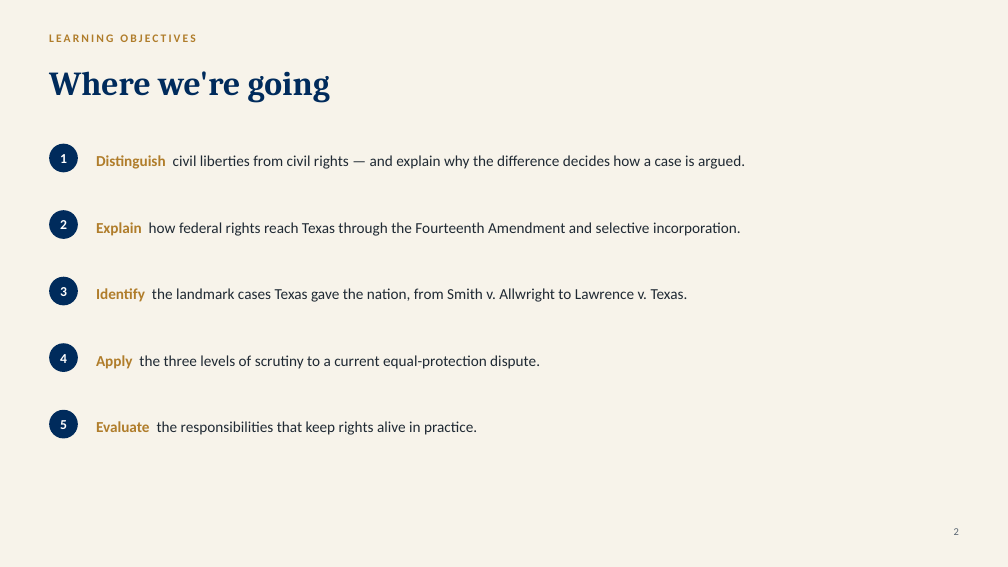
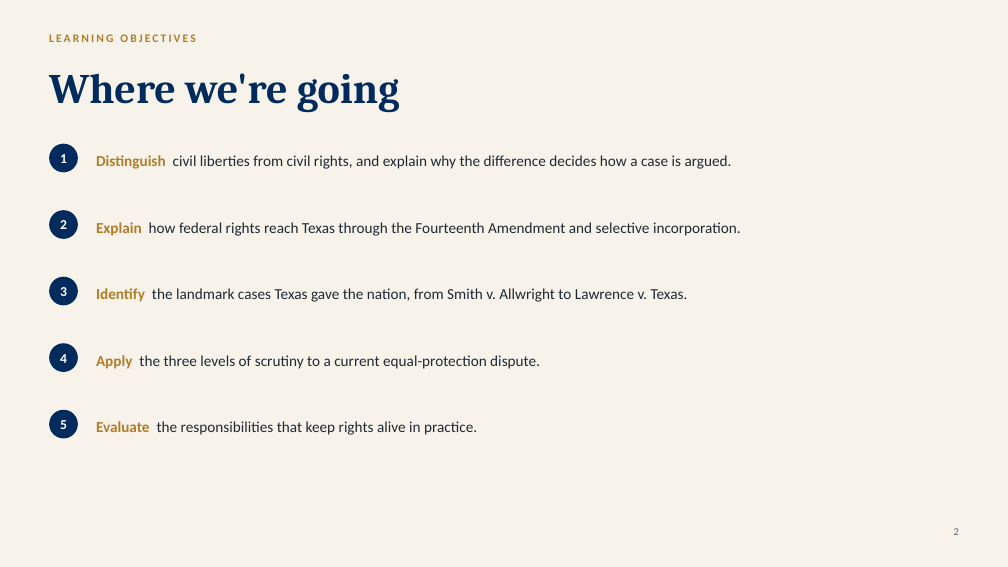
Before and after one commit to ProfessorJaredAlanStewart/texas-govt-modules, a slide deck: slide 3 of slides/Chapter 16 - Civil Liberties and Civil Rights (Lecture Deck).pptx. Drawn at 1008x567 pixels with LibreOffice and Linux fonts; fonts in the diff are those of the drawing. Boxes give left, top, right and bottom in pixels: in the first picture for what was removed or moved away, otherwise in the second. Text is boxed around its words. In the diff, an @@ line names an element or a change of style, - is before the commit and + after.

```diff
--- a/slides/Chapter 16 - Civil Liberties and Civil Rights (Lecture Deck).pptx
+++ b/slides/Chapter 16 - Civil Liberties and Civil Rights (Lecture Deck).pptx
@@ text "Where we're going" at (x1=49, y1=73, x2=400, y2=113): size 32 to 40 pt @@
@@ text at (x1=96, y1=155, x2=732, y2=169): text changed @@
-Distinguish civil liberties from civil rights — and explain why the difference decides how a case is argued.
+Distinguish civil liberties from civil rights, and explain why the difference decides how a case is argued.
```
Also in this commit, not shown: 25 other slides changed, 1 other file.
